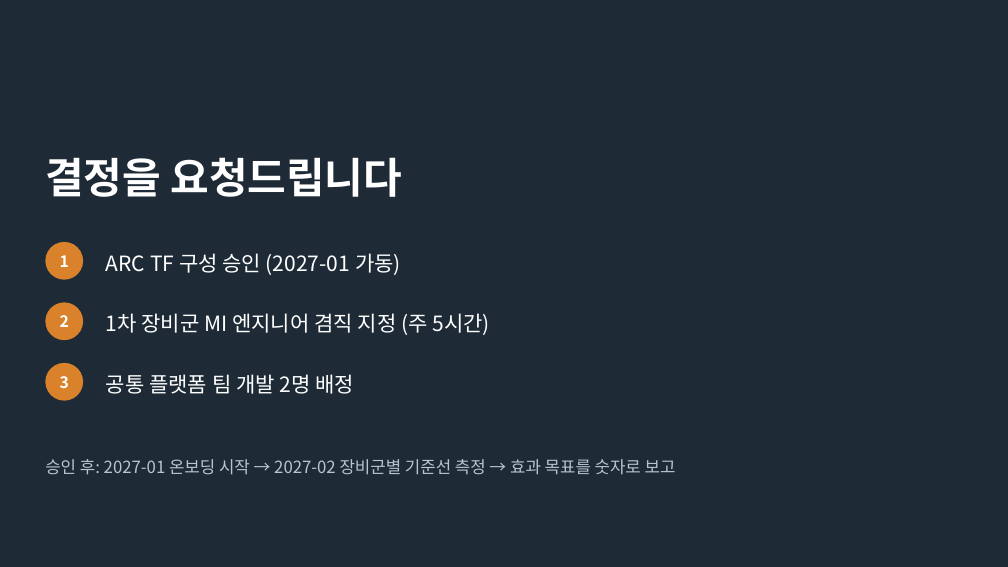
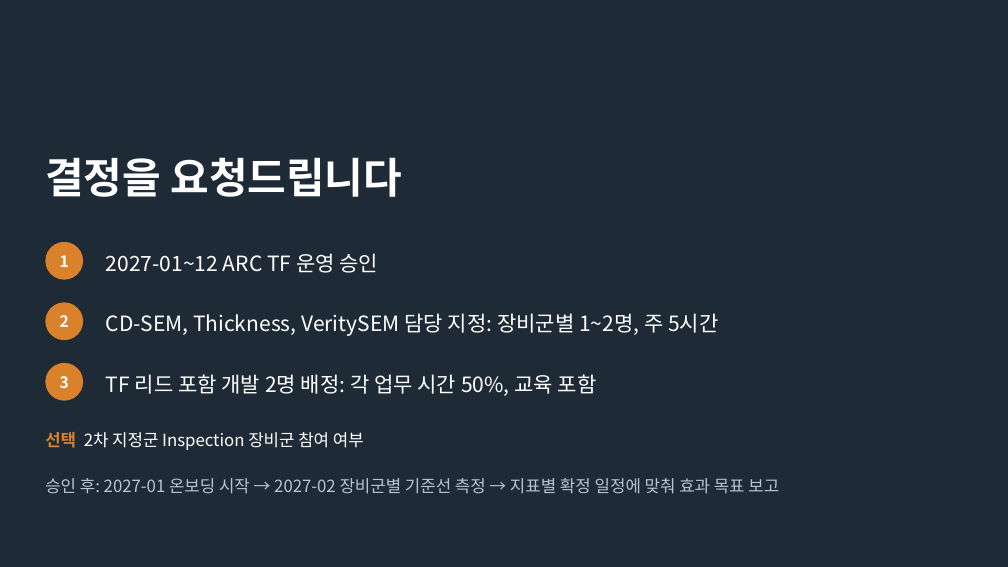
Before and after one commit to DarrenKoi/pm_notes, a slide deck: slide 12 of my-task/arc-tf/deliverables/arc-tf-proposal.pptx (slide 11 before the commit). Drawn at 1008x567 pixels with LibreOffice and Linux fonts; fonts in the diff are those of the drawing. Boxes give left, top, right and bottom in pixels: in the first picture for what was removed or moved away, otherwise in the second. Text is boxed around its words. In the diff, an @@ line names an element or a change of style, - is before the commit and + after.

```diff
--- a/my-task/arc-tf/deliverables/arc-tf-proposal.pptx
+++ b/my-task/arc-tf/deliverables/arc-tf-proposal.pptx
@@ text at (106, 253, 379, 273): text changed @@
-ARC TF 구성 승인 (2027-01 가동)
+2027-01~12 ARC TF 운영 승인
@@ text at (106, 313, 718, 336): text changed @@
-1차 장비군 MI 엔지니어 겸직 지정 (주 5시간)
+CD-SEM, Thickness, VeritySEM 담당 지정: 장비군별 1~2명, 주 5시간
@@ text at (106, 374, 597, 396): text changed @@
-공통 플랫폼 팀 개발 2명 배정
+TF 리드 포함 개발 2명 배정: 각 업무 시간 50%, 교육 포함
@@ text added at (45, 432, 364, 450), 16 pt, text #FFFFFF @@
+선택 2차 지정군 Inspection 장비군 참여 여부
@@ text at (45, 478, 779, 494): text changed @@
-승인 후: 2027-01 온보딩 시작 → 2027-02 장비군별 기준선 측정 → 효과 목표를 숫자로 보고
+승인 후: 2027-01 온보딩 시작 → 2027-02 장비군별 기준선 측정 → 지표별 확정 일정에 맞춰 효과 목표 보고
```
Also in this commit, not shown: 6 other slides changed, 6 slides added, 4 slides removed, 12 other files.
